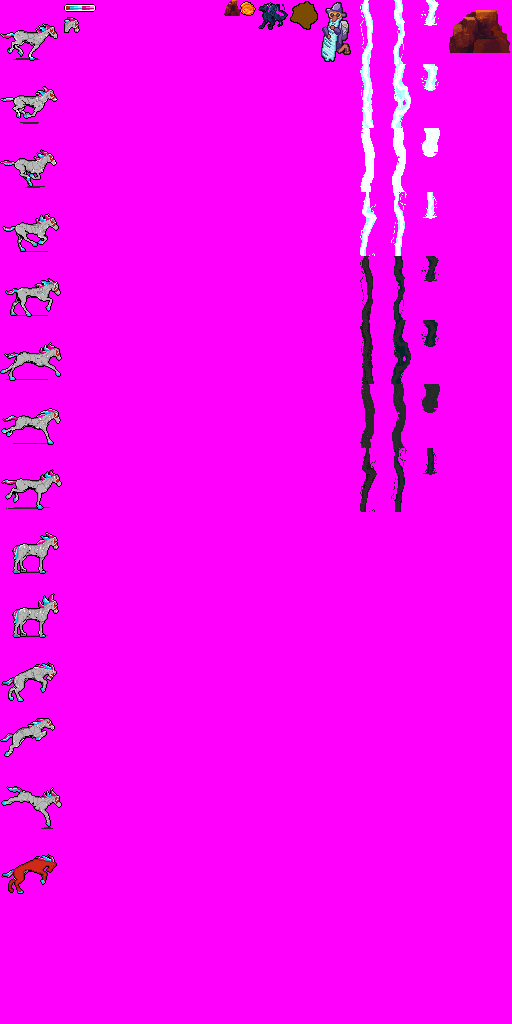
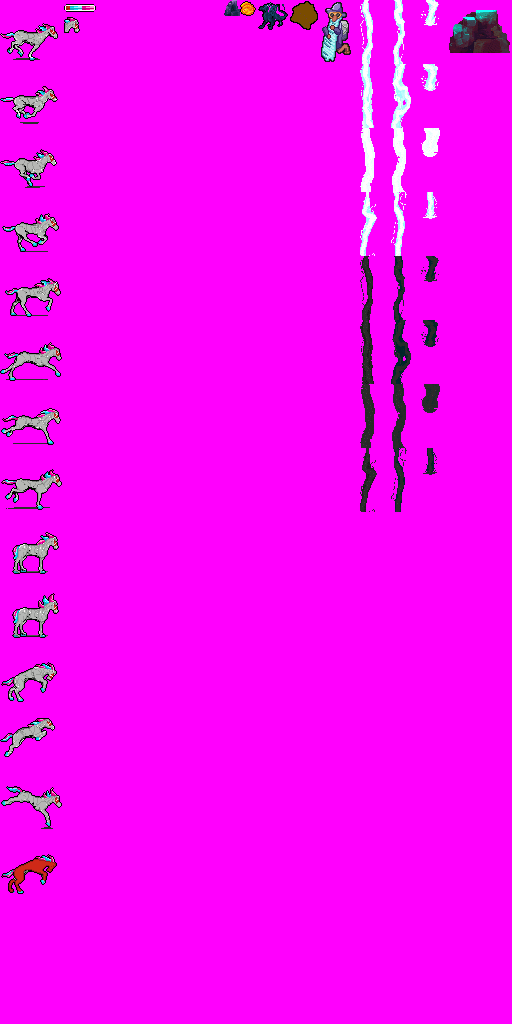
Layers edited between the first and the second (512, 1024) image:
added layer "wizard_minirock" above "_wizard_minirock (original)" over [224, 0, 240, 16]
renamed "wizard_minirock" to "_wizard_minirock (original)", painted on it over [224, 0, 240, 16]
painted on "wizard_fireball" over [240, 2, 254, 16]
painted on "wizard_dragon" over [258, 3, 286, 29]
painted on "wizard_meteorite" over [290, 9, 318, 30]
painted on "wizard_wizard" over [321, 3, 351, 62]
painted on "wizard_lightning1" over [360, 0, 376, 512]
painted on "wizard_lightning2" over [391, 0, 410, 512]
painted on "wizard_lightning3" over [421, 0, 440, 475]
added layer "wizard_rock" above "_wizard_rock (original)" over [449, 10, 510, 53]
renamed "wizard_rock" to "_wizard_rock (original)", painted on it over [449, 10, 510, 53]
painted on "wizard_icon_horse" over [67, 21, 77, 32]
painted on "wizard_lifebar" over [65, 5, 95, 11]
painted on "wizard_horse" over [1, 28, 60, 892]
